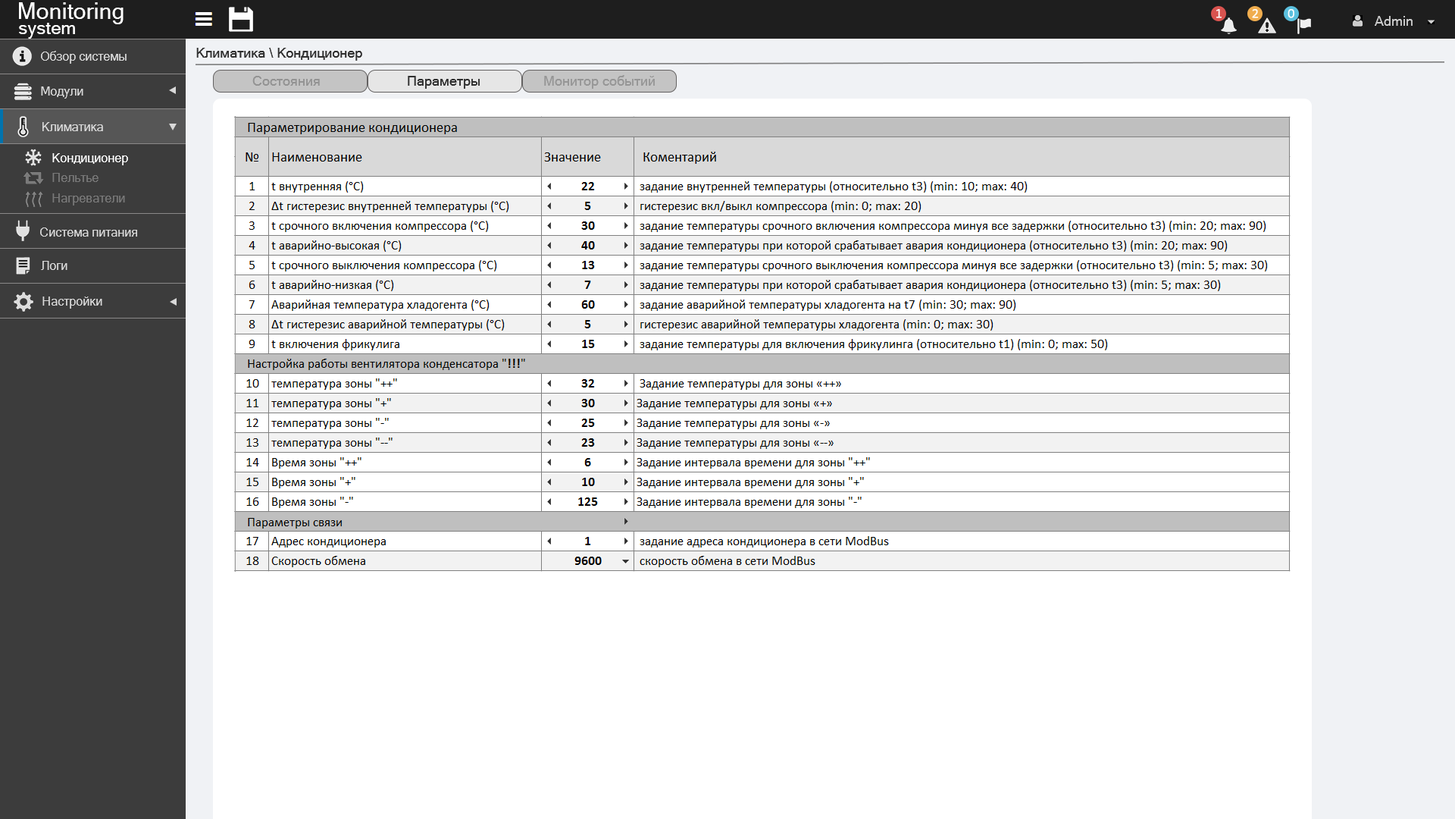
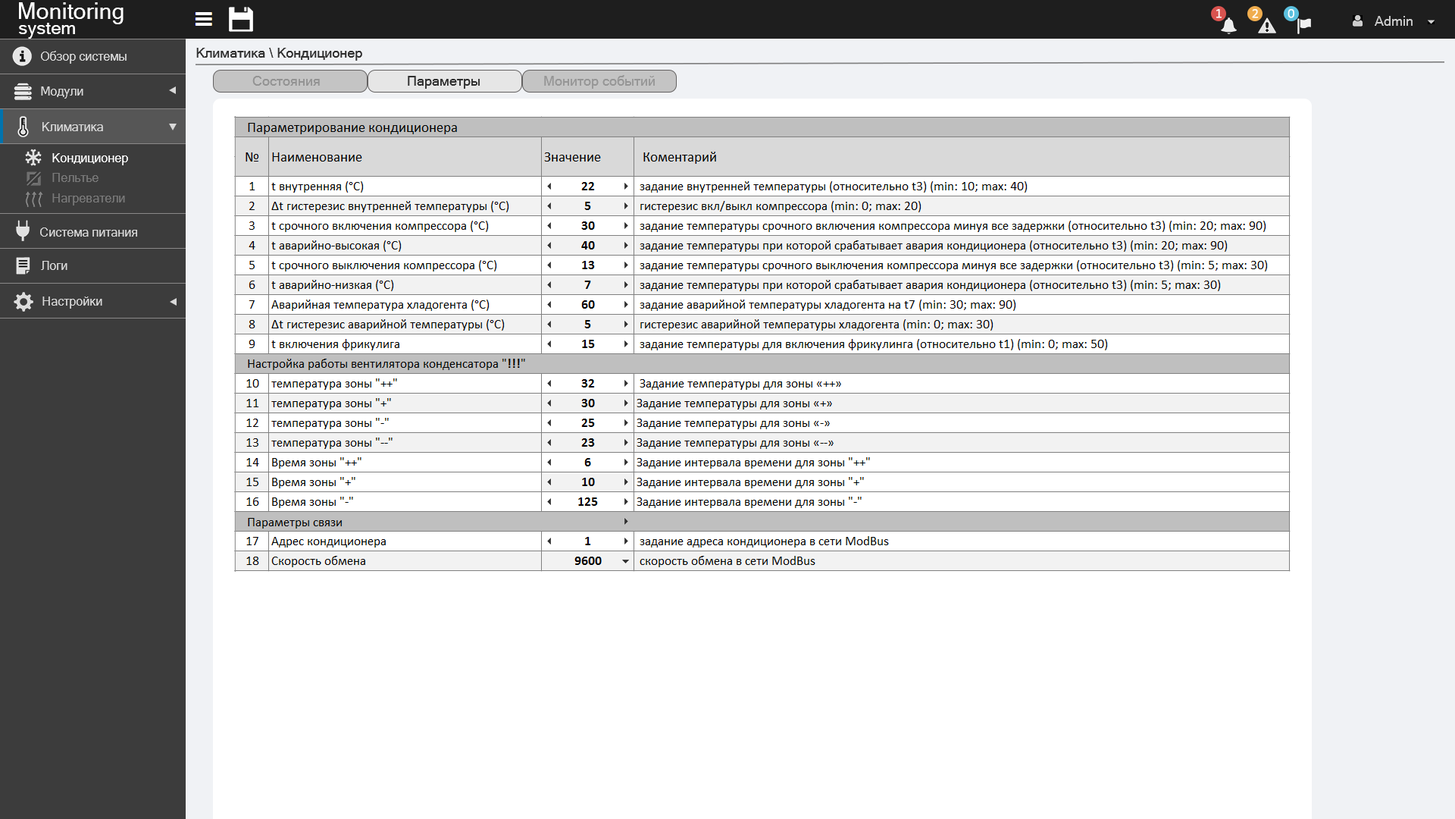
Layer changes from the first 1455 × 819 image to the second:
added layer "Icon_Пельтье" (1st of 2, in "Меню") in group "Меню" over bbox(26, 171, 41, 186)
hid "Icon_Пельтье" (2nd of 2, in "Меню") over bbox(22, 171, 44, 185)
